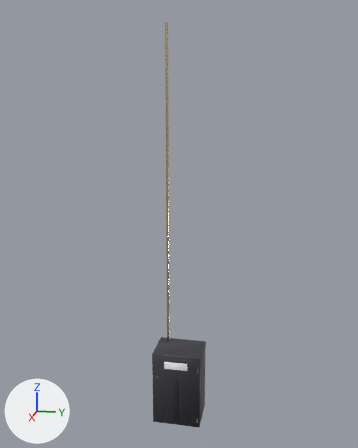
Two versions of the FBX model project/Assets/Models/HQ/CoreMain/CoreMain_Breaker.fbx, one commit apart.
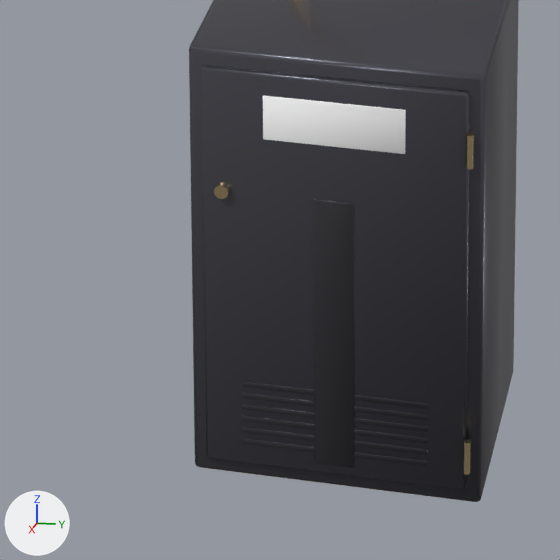
Each version appears first whole from a 50 mm lens placed at (4.604, 0.931, 4.257), pointed at (-0.098, -0.009, 3.082), and next in a close-up on the part from 34% to 59% of the width and 77% to 98% of the height. Lighting does not change. The marker at lower left points along +X, +Y and +Z. The last two pictures show the newer version. Where no turn or scale is listed for an object, it has been applied to the vertices. Vertices at exactly the same position are counted once.

Before the edit, the objects in view are built like this:
```python
me_coremain_breaker = bpy.data.meshes.new('CoreMain_Breaker')
me_coremain_breaker.from_pydata(...)  # 1056 vertices, 1046 faces; spans x -0.28..0.13, y -0.25..0.25, z 0.95..4.99
# faces by material slot: [196, 686, 98, 66]
me_coremain_breaker.materials.append(mat_cmn_metaldark)  # dark grey #595961
me_coremain_breaker.materials.append(mat_cmn_black)  # black #27272c
me_coremain_breaker.materials.append(mat_cmn_hazard)  # white #ffffff
me_coremain_breaker.materials.append(mat_cmn_brass)  # beige #e1c899
ob_coremain_breaker = bpy.data.objects.new('CoreMain_Breaker', me_coremain_breaker)
ob_coremain_breaker.location = (0.0, 0.0, 0.0)
```
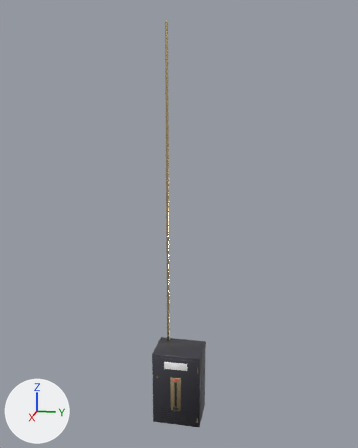
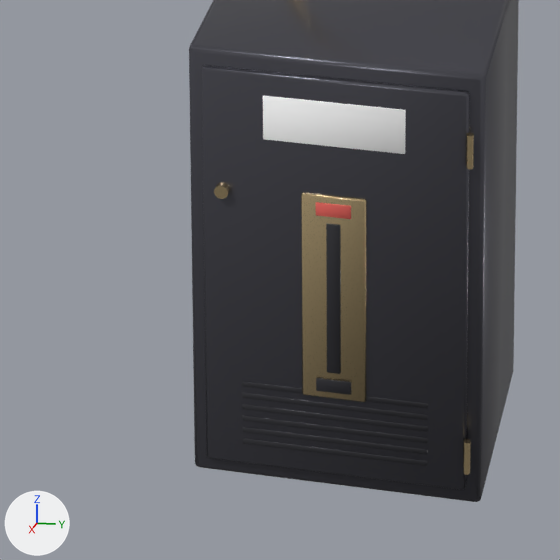
Boxes [x1, y1, x2, y2] around the edits, measured in the close-ups (560 x 560 px):
part 1 of me_coremain_breaker, added (black): after [326, 223, 341, 374]
part 2 of me_coremain_breaker, added (black): after [316, 378, 351, 395]
part 3 of me_coremain_breaker, built on: before [315, 199, 355, 466]; after [301, 192, 366, 402]
part 4 of me_coremain_breaker, recoloured: before [314, 199, 354, 467]; after [316, 203, 351, 219]

Edits to the bpy script that builds the scene:
```text
Add mat_cmn_leverred:
    mat_cmn_leverred = principled_material('CMN_LeverRed')
    mat_cmn_leverred.base_color = (0.75, 0.12, 0.1)  # red #e16159
    mat_cmn_leverred.roughness = 0.45
Change me_coremain_breaker:
    used by ob_coremain_breaker; location = (0.0, 0.0, 0.0)
    remove me_coremain_breaker.from_pydata(...)  # 1056 vertices, 1046 faces; spans x -0.28..0.13, y -0.25..0.25, z 0.95..4.99
    add me_coremain_breaker.from_pydata(...)  # 1344 vertices, 1340 faces; spans x -0.28..0.13, y -0.25..0.25, z 0.95..4.99
    me_coremain_breaker part 1: the loose piece of 96 vertices spanning x 0.11..0.12, y -0.22..0.23, z 0.98..1.72 is copied, and the copy is scaled about its middle by (0.333, 0.0496, 0.379), then moved by (0.01, 0.0, -0.03), in mat_cmn_black (black #27272c); it spans x 0.12..0.13, y -0.01..0.01, z 1.18..1.46
    me_coremain_breaker part 2: the loose piece of 96 vertices spanning x 0.12, y -0.16..0.16, z 1.13..1.14 is copied, and the copy is scaled about its middle by (0.504, 0.185, 2.56), then moved by (0.01, 0.0, 0.02); it spans x 0.12..0.13, y -0.03..0.03, z 1.14..1.17
    me_coremain_breaker part 3
    37 faces are deleted
    23 vertices in x 0.12, y -0.03..0.03, z 1.0 move by (0.01, 0.0, 0.47)
    19 vertices in x 0.12, y -0.03..0.03, z 1.0 move by (0.0, 0.0, 0.47)
    5 vertices in x 0.12, y 0.03..0.04, z 1.0 move by (0.0, 0.02, 0.13)
    5 vertices in x 0.12, y 0.03..0.04, z 1.5 move by (0.0, 0.02, 0.01)
    3 vertices in x 0.12, y -0.03, z 1.5 move by (0.01, 0.0, 0.0)
    24 vertices move from x 0.12, y -0.03..0.04, z 1.0..1.5 to x 0.12..0.13, y -0.05..0.03, z 1.47..1.51
    88 vertices are added at x 0.12..0.13, y -0.05..0.06, z 1.13..1.51
    8 new vertices lie (0.0, 0.0, -0.38) away from vertices in x 0.12, y -0.05..0.05, z 1.51
    98 new faces join them, mat_cmn_brass (beige #e1c899)
    37 new faces join them, mat_cmn_leverred (red #e16159)
    me_coremain_breaker part 4: 61 faces spanning x 0.12..0.13, y -0.03..0.03, z 1.47..1.5 switch from mat_cmn_black (black #27272c) to mat_cmn_leverred (red #e16159)
```
